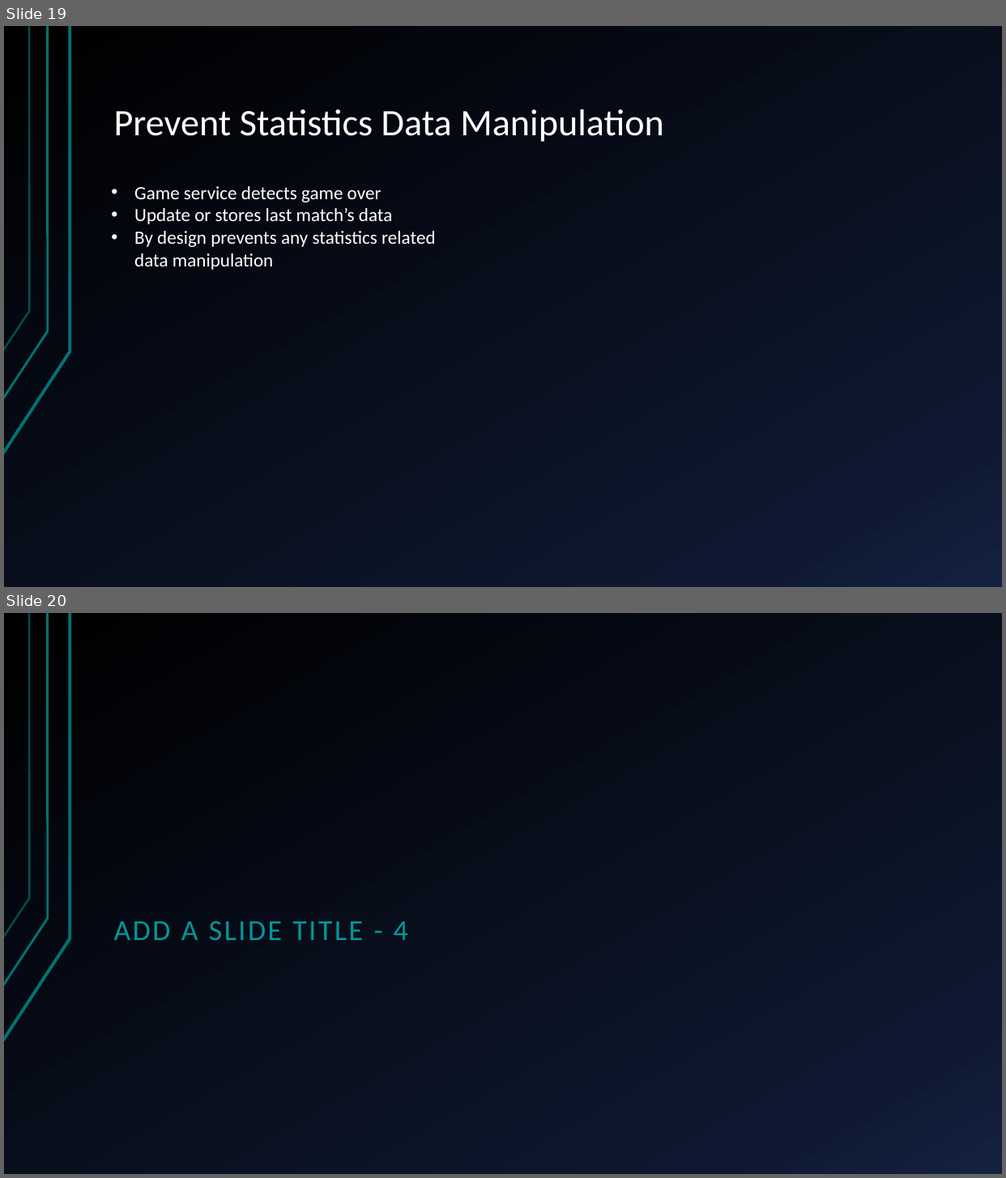
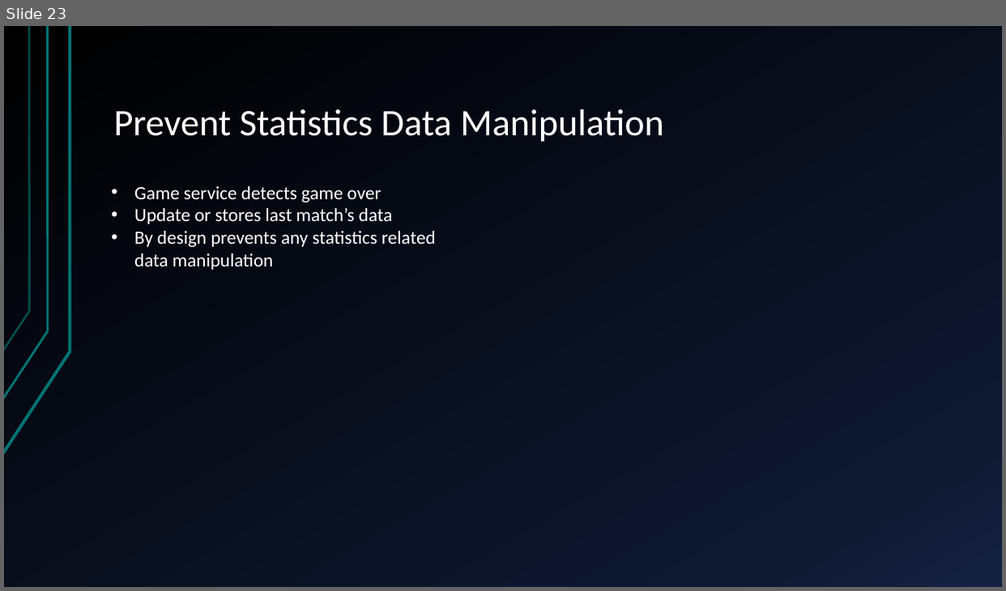
Before and after one commit to sakibh20/secure-post, a slide deck: Documentation/Bluff game.pptx. Shown one above the other, each under a label of ours: slides 19 and 20 before the commit, slide 23 after it. The pictures are 1006x1178 and 1006x591 pixels, drawn with LibreOffice and Linux fonts; fonts in the diff are those of the drawing. Boxes give left, top, right and bottom in pixels: in the first picture for what was removed or moved away, otherwise in the second. Text is boxed around its words. In the diff, an @@ line names an element or a change of style, - is before the commit and + after.

```diff
--- a/Documentation/Bluff game.pptx
+++ b/Documentation/Bluff game.pptx
@@ slide 20 removed at <box>4,613,1002,1174</box>, background gradient #000000 to #0F1931 to #142242; not listed: 3 template elements that a slide beside it also shows @@
@@ title removed at <box>114,921,408,940</box> @@
-ADD A SLIDE TITLE - 4
@@ what was slide 19 is now slide 23 @@
```
Also in this commit, not shown: 6 slides added, 1 other slide removed, 5 other files.
